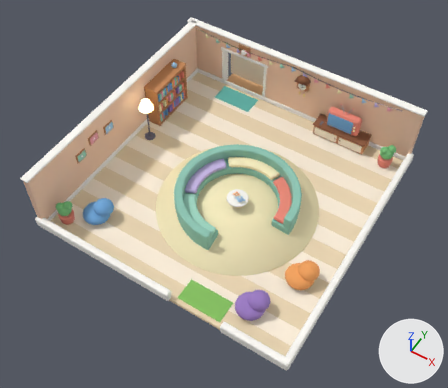
Renders of the Blender file baby_playhouse/art/blender/living.blend from each side of a commit.
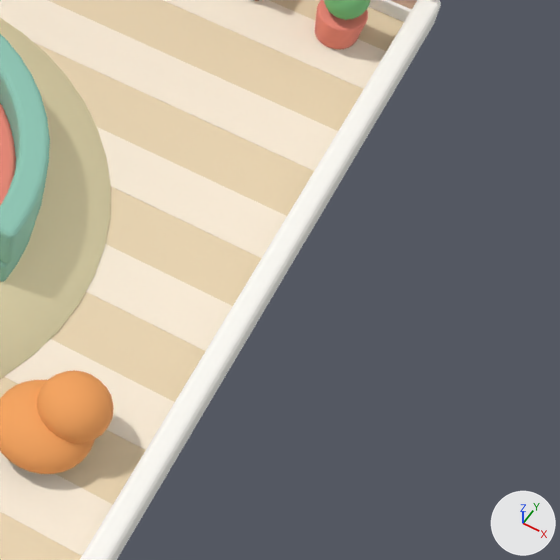
Each version is shown whole from a 50 mm lens placed at (4.49, -7.47, 10.98), pointed at (0.01, -0.4, 0.32), then close up on the part from 64% to 100% of the width and 40% to 81% of the height. Arrows for +X, +Y and +Z are at lower right; the lights stay in place. The first two pictures are the older version.

Objects in the first close-up: 'INT_beanbag_0', 'beanbag_0_back', 'floor', 'floor_plank_11', 'floor_plank_13', 'floor_plank_3', 'floor_plank_5', 'floor_plank_7', 'floor_plank_9', 'rug_ring', 'sofa_back', 'wall_E_low_0' and 6 more.
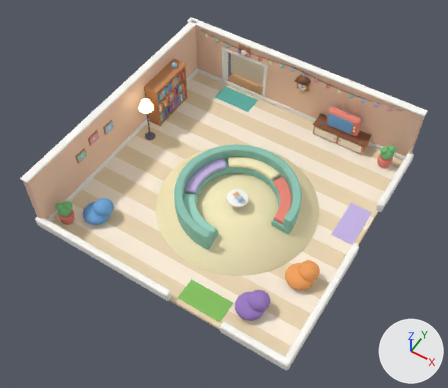
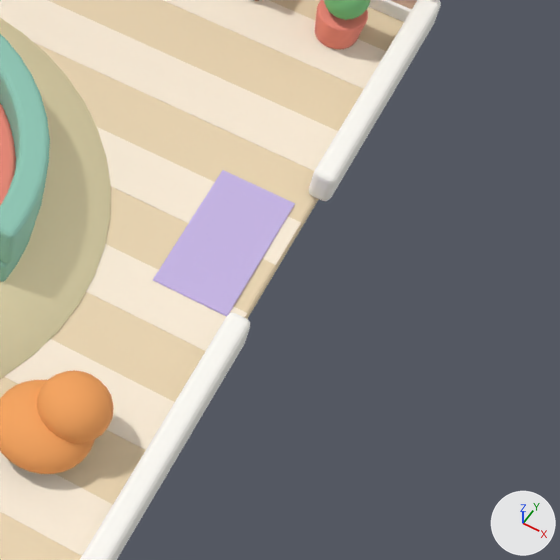
Location of each change, [x1, y1, x2, y2] in pixels of the close-ups (560 x 560 px):
'wall_E_low_0', moved, rescaled
    before: [80, 0, 441, 560]
    after: [80, 313, 250, 560]
'doormat_E', added (purple)
    after: [153, 170, 295, 316]
'wall_E_low_1', added
    after: [308, 0, 441, 201]

Edits to the bpy script that builds the scene:
```text
Change me_wall_e_low_0:
    used by ob_wall_e_low_0; location = (3.0, 0.0, 0.125)
    remove me_wall_e_low_0.from_pydata(...)  # 8 vertices, 6 faces; spans x -0.08..0.08, y -3.0..3.0, z -0.12..0.12
    add me_wall_e_low_0.from_pydata(...)  # 8 vertices, 6 faces; spans x -0.08..0.08, y -1.5..1.5, z -0.12..0.12
    me_wall_e_low_0 part 1: the whole mesh is scaled about its middle by (1, 0.5, 1)
Add me_doormat_e:
    me_doormat_e.from_pydata(...)  # a box spanning x -0.25..0.25, y -0.5..0.5, z -0.008..0.008
    me_doormat_e.materials.append(mat_m_palette)  # picture img_palette
Add me_wall_e_low_1:
    me_wall_e_low_1.from_pydata(...)  # a box spanning x -0.08..0.08, y -0.9..0.9, z -0.12..0.12
    me_wall_e_low_1.materials.append(mat_m_palette)  # picture img_palette
Change ob_wall_e_low_0:
    ob_wall_e_low_0.location: (3.0, 0.0, 0.125) -> (3.0, -1.5, 0.125)
Add ob_doormat_e:
    ob_doormat_e = bpy.data.objects.new('doormat_E', me_doormat_e)
    ob_doormat_e.location = (2.65, 0.6, 0.008)
    _m = ob_doormat_e.modifiers.new('Bevel', 'BEVEL')
    _m.width = 0.005
    _m.width_pct = 0.005
    _m.segments = 3
Add ob_wall_e_low_1:
    ob_wall_e_low_1 = bpy.data.objects.new('wall_E_low_1', me_wall_e_low_1)
    ob_wall_e_low_1.location = (3.0, 2.1, 0.125)
    _m = ob_wall_e_low_1.modifiers.new('Bevel', 'BEVEL')
    _m.width = 0.04
    _m.width_pct = 0.04
    _m.segments = 3
```
